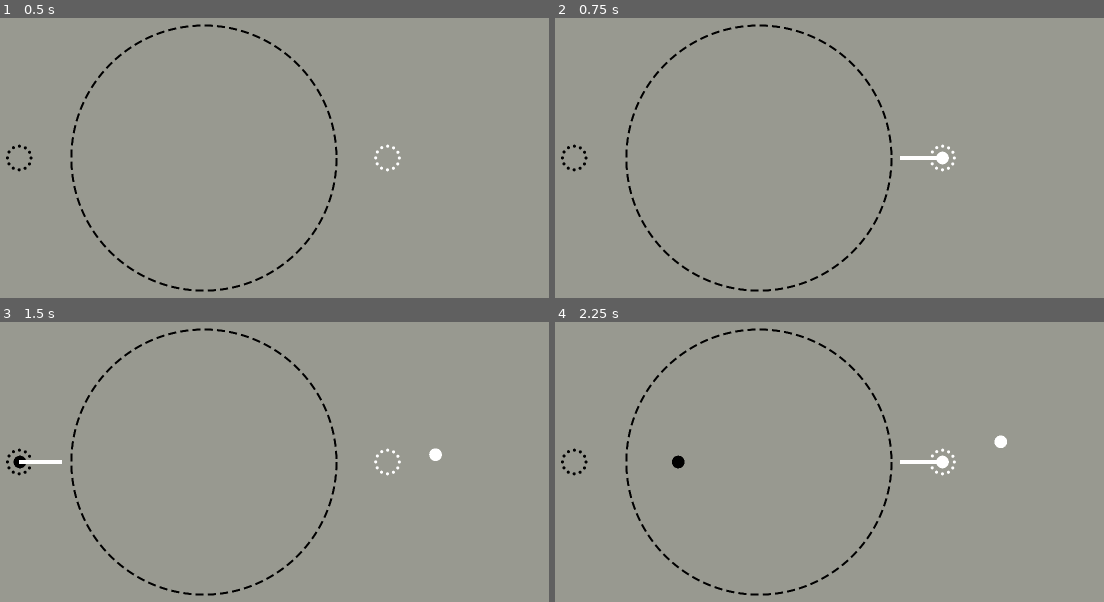
Above: before the commit, frames 1-4 (two rows, left to right).
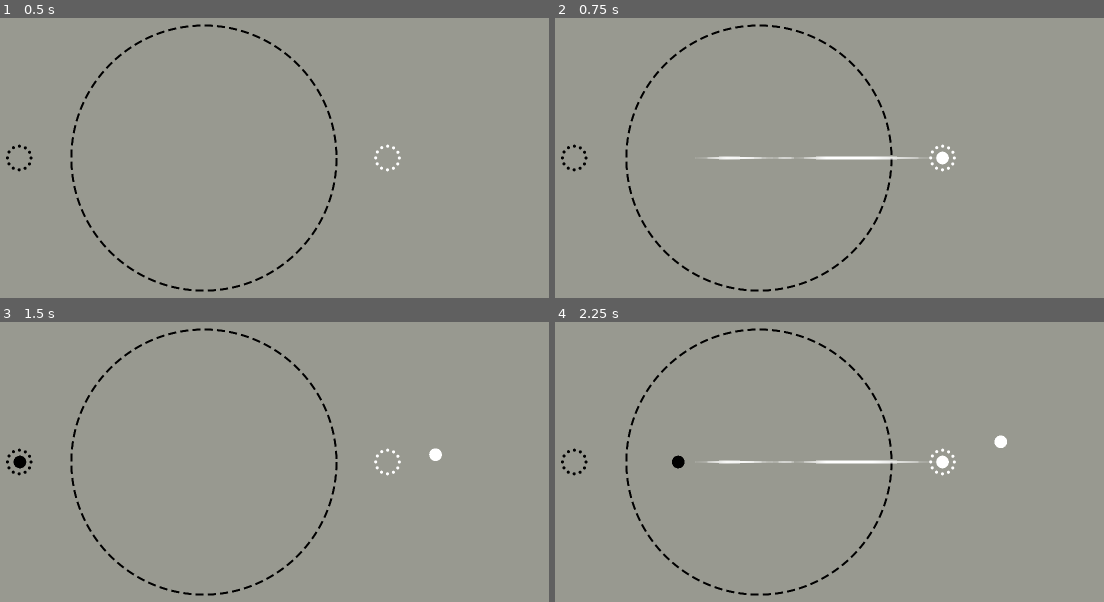
Above: after the commit, the same moments.

Repository: aeriab/Orbital_Go
Game: Godot game, scene res://game.tscn
The game is run twice, just before and just after one commit, with the same random seed, the same clock (stepped at 60 frames per second) and the same inputs.
Inputs (mouse positions are in pixels of both pictures, inside the frame that each line leads up to):
- Up to frame 1 (0.5 s): no input
- Up to frame 2 (0.75 s): tap Enter at 0.5 s; move the mouse to (933, 135) at 0.52 s; press the mouse at (933, 135) at 0.53 s
- Up to frame 3 (1.5 s): tap Space at 1.25 s; move the mouse to (43, 484) at 1.27 s; release the mouse at (43, 484) at 1.28 s; click (43, 484) at 1.35 s
- Up to frame 4 (2.25 s): move the mouse to (840, 364) at 2.02 s; press the mouse at (840, 364) at 2.03 s

Frame 1 is identical in both runs. In frame 2, 0.5% of the frame differs, in the area x 27-70%, y 49-51%; in frame 3, 0.1%; in frame 4, 0.5%.

Commit message:
Back to trajectory line

Diff:
--- a/ball_piece/ball_piece.gd
+++ b/ball_piece/ball_piece.gd
@@ -27,8 +27,6 @@
 
 func _process(_delta: float) -> void:
 	draw_connecting_line()
-
-
 
 func stone_acceleration(pos: Vector2) -> Vector2:
 	return pos.direction_to(Vector2.ZERO) * Global.gravity * 100
--- a/game.tscn
+++ b/game.tscn
@@ -32,9 +32,10 @@
 
 [node name="TrajectoryTraceHandler" type="Node2D" parent="." node_paths=PackedStringArray("trajectory_line")]
 script = ExtResource("4_fc0e3")
-trajectory_line = NodePath("Line2D")
+trajectory_line = NodePath("TrajectoryLine2D")
 
-[node name="Line2D" type="Line2D" parent="TrajectoryTraceHandler"]
+[node name="TrajectoryLine2D" type="Line2D" parent="TrajectoryTraceHandler"]
+default_color = Color(1, 1, 1, 0.11764706)
 
 [node name="BlackStartLocation" type="Node2D" parent="."]
 position = Vector2(-434.768, 0)
--- a/input_handler.gd
+++ b/input_handler.gd
@@ -40,3 +40,4 @@
 		ball.linear_velocity = Vector2.ZERO
 		is_dragging = false
 		ball.linear_velocity = launch_vector()
+		trajectory_trace_handler.clear_trajectory()
--- a/trajectory_trace_handler.gd
+++ b/trajectory_trace_handler.gd
@@ -1,8 +1,22 @@
 extends Node2D
+
 @export var trajectory_line: Line2D
 
+@export var line_color: Color = Color.WHITE
+@export var max_alpha: float = 1.0
+@export var min_alpha: float = 0.1
+@export var max_width: float = 8.0
+@export var min_width: float = 1.0
+@export var min_speed: float = 50.0
+@export var max_speed: float = 500.0
+
 var time_step: float = 1.0 / 60.0
-var max_steps: int = 30
+var max_steps: int = 300
+
+func clear_trajectory():
+	trajectory_line.clear_points()
+	trajectory_line.gradient = null
+	trajectory_line.width_curve = null
 
 func update_trajectory(ball: Stone, start_velocity: Vector2):
 	trajectory_line.clear_points()
@@ -11,26 +25,59 @@
 	var vel = start_velocity
 	var damp = ball.linear_damp
 
+	var positions: Array[Vector2] = []
+	var speeds: Array[float] = []
+
 	for i in max_steps:
-		trajectory_line.add_point(pos)
+		positions.append(pos)
+		speeds.append(vel.length())
 
-		# Same force as your ball: direction toward origin * gravity * 100
-		# F = direction_to_center * Global.gravity * 100
-		# For a RigidBody2D with mass 1, acceleration = force
 		var accel = ball.stone_acceleration(pos)
-
-		# Euler integration
 		vel += accel * time_step
 		vel *= max(1.0 - damp * time_step, 0.0)
 
 		var next_pos = pos + vel * time_step
 
-		# Raycast to check for collisions
 		var query = PhysicsRayQueryParameters2D.create(pos, next_pos)
 		var collision = get_world_2d().direct_space_state.intersect_ray(query)
 
 		if collision:
-			trajectory_line.add_point(collision.position)
+			positions.append(collision.position)
+			speeds.append(vel.length())
 			break
 
 		pos = next_pos
+
+	var point_count = positions.size()
+	if point_count < 2:
+		return
+
+	# Build the line points
+	for i in point_count:
+		trajectory_line.add_point(positions[i])
+
+	# Build gradient (alpha varies by speed)
+	var gradient = Gradient.new()
+	var offsets = PackedFloat32Array()
+	var colors = PackedColorArray()
+
+	# Build width curve (width varies by speed)
+	var width_curve = Curve.new()
+
+	for i in point_count:
+		var t = float(i) / float(point_count - 1)
+		var speed_ratio = clampf((speeds[i] - min_speed) / (max_speed - min_speed), 0.0, 1.0)
+
+		var alpha = lerpf(min_alpha, max_alpha, speed_ratio)
+		var width = lerpf(min_width, max_width, speed_ratio)
+
+		offsets.append(t)
+		colors.append(Color(line_color.r, line_color.g, line_color.b, alpha))
+		width_curve.add_point(Vector2(t, width / max_width))
+
+	gradient.offsets = offsets
+	gradient.colors = colors
+
+	trajectory_line.gradient = gradient
+	trajectory_line.width_curve = width_curve
+	trajectory_line.width = max_width  # curve values are a multiplier on this
